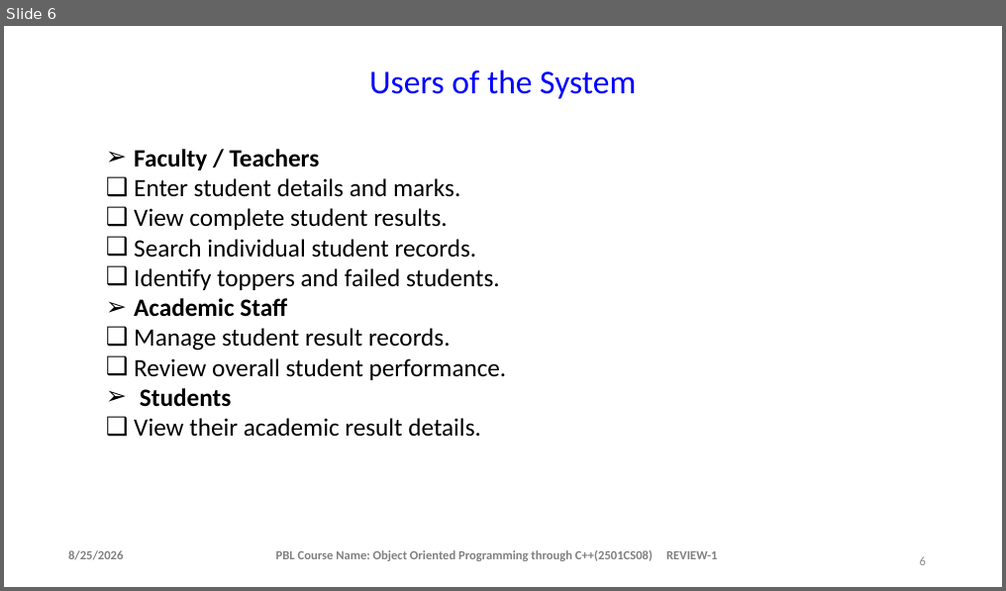
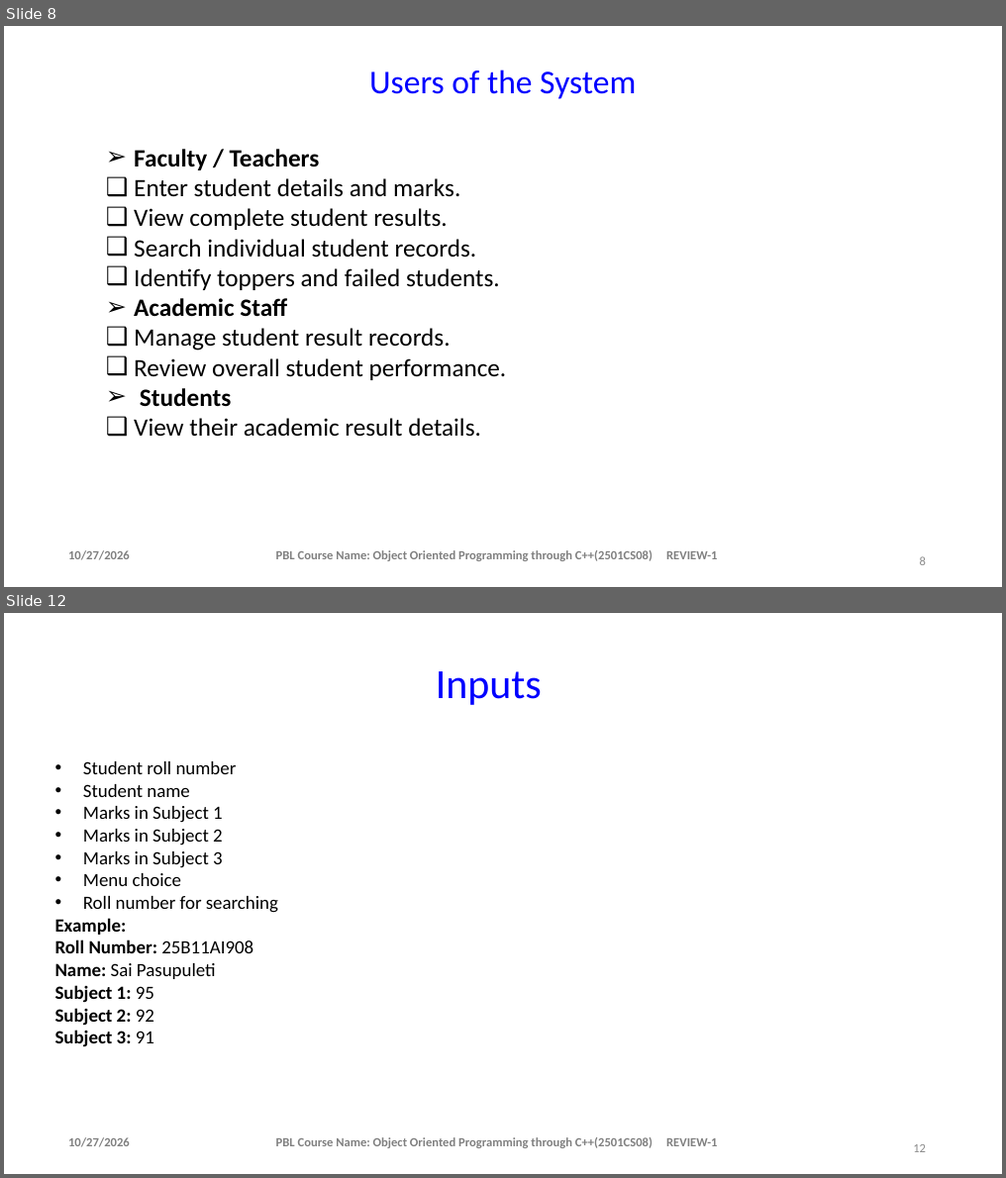
Before and after one commit to saipasupuleti314-oss/c-, a slide deck: student result system ppt.pptx. Shown one above the other, each under a label of ours: slide 6 before the commit, slides 8 and 12 after it; the slides between them are not shown. The pictures are 1006x591 and 1006x1178 pixels, drawn with LibreOffice and Linux fonts; fonts in the diff are those of the drawing; background and template pictures are left out. Boxes give left, top, right and bottom in pixels: in the first picture for what was removed or moved away, otherwise in the second. Text is boxed around its words. In the diff, an @@ line names an element or a change of style, - is before the commit and + after.

```diff
--- a/student result system ppt.pptx
+++ b/student result system ppt.pptx
@@ slide 12 added at box(4, 613, 1002, 1174), background #FFFFFF @@
@@ text added at box(436, 671, 542, 705), 40 pt, text #0000FF @@
+Inputs
@@ text added at box(55, 761, 278, 1047), 18 pt, text #000000 @@
+• Student roll number
+• Student name
+• Marks in Subject 1
+• Marks in Subject 2
+• Marks in Subject 3
+• Menu choice
+• Roll number for searching
+Example:
+Roll Number: 25B11AI908
+Name: Sai Pasupuleti
+Subject 1: 95
+Subject 2: 92
+Subject 3: 91
@@ text added at box(68, 1138, 130, 1148), 12 pt, text #808080, bold @@
+10/27/2026
@@ text added at box(276, 1138, 717, 1149), 12 pt, text #808080, bold @@
+PBL Course Name: Object Oriented Programming through C++(2501CS08) REVIEW-1
@@ page number added at box(913, 1145, 926, 1153), 12 pt, text #8C8C8C @@
+12
@@ what was slide 6 is now slide 8 @@
@@ slide 8 changed as well @@
@@ text at box(68, 551, 130, 561): text changed @@
-8/25/2026
+10/27/2026
```
Also in this commit, not shown: 10 other slides changed, 8 other slides added, 1 slide removed.
